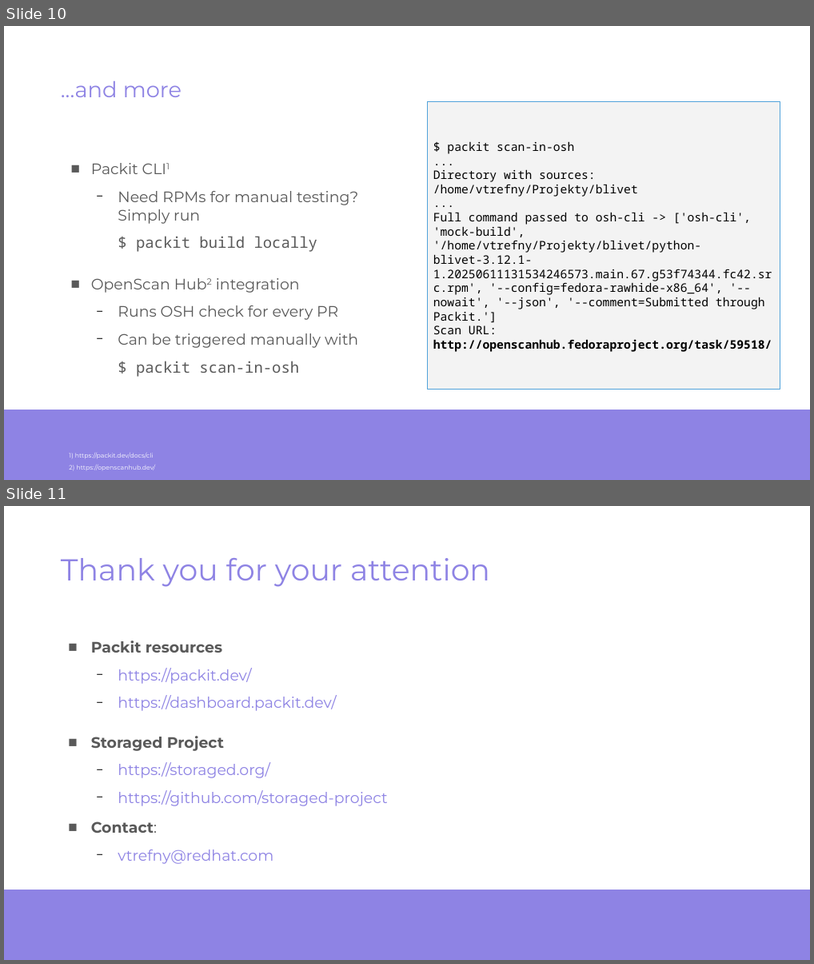
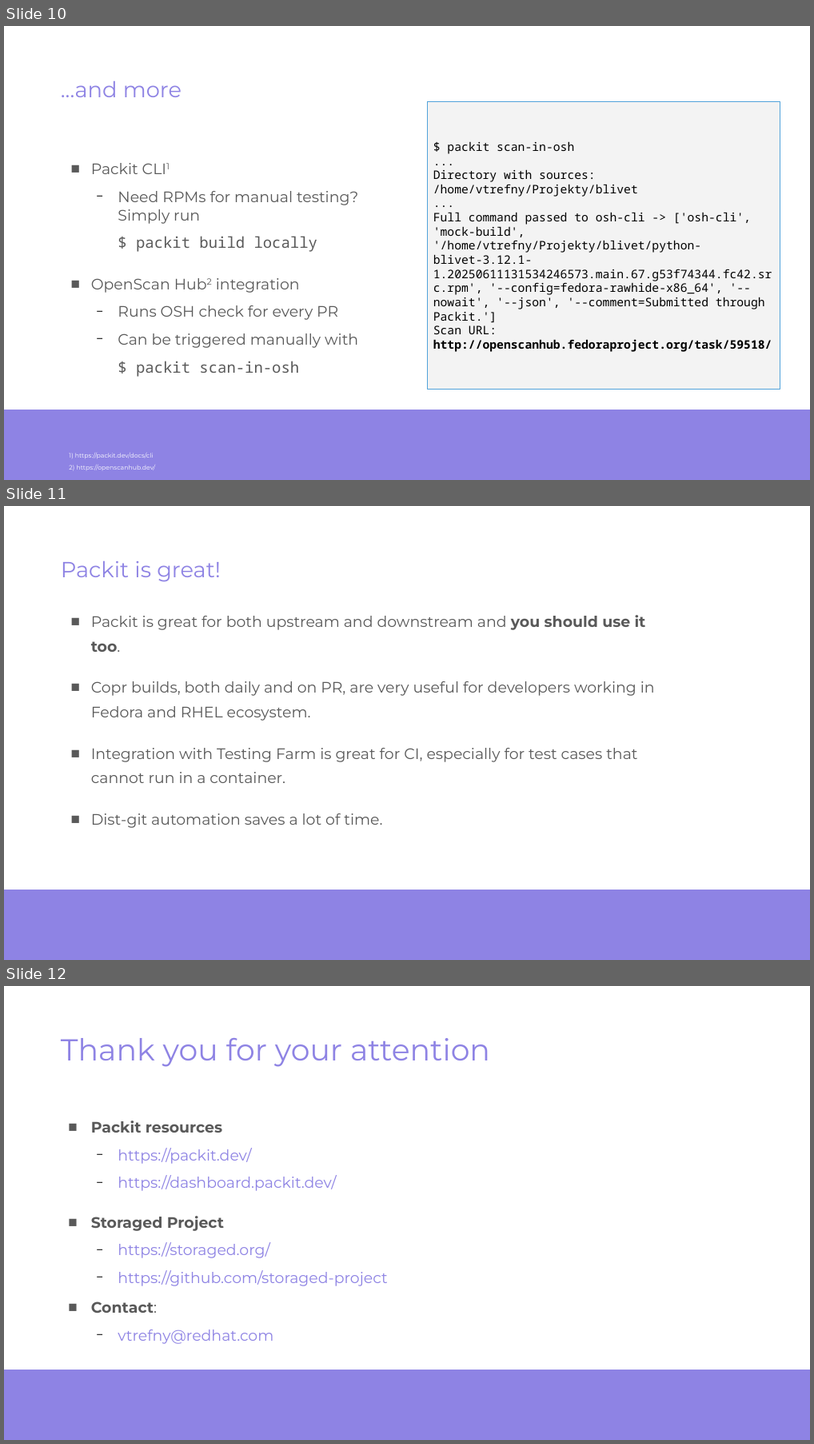
Before and after one commit to vojtechtrefny/slides, a slide deck: Using packit and testing farm/Using packit and testing farm.odp. Shown one above the other, each under a label of ours: slides 10 and 11 before the commit, slides 10, 11 and 12 after it. The pictures are 814x964 and 814x1444 pixels, drawn with LibreOffice and Linux fonts; fonts in the diff are those of the drawing; background and template pictures are left out. Boxes give left, top, right and bottom in pixels: in the first picture for what was removed or moved away, otherwise in the second. Text is boxed around its words. In the diff, an @@ line names an element or a change of style, - is before the commit and + after.

Commit message:
Packit slides update

```diff
--- a/Using packit and testing farm/Using packit and testing farm.odp
+++ b/Using packit and testing farm/Using packit and testing farm.odp
@@ slide 11 added at bbox=[4, 506, 810, 960], background #FFFFFF; not listed: 1 template element that a slide beside it also shows @@
@@ title added at bbox=[61, 561, 221, 582], 26 pt, text #8E83E4 @@
+Packit is great!
@@ text added at bbox=[91, 615, 655, 828], 18 pt, text #595959 @@
+■ Packit is great for both upstream and downstream and you should use it too.
+■ Copr builds, both daily and on PR, are very useful for developers working in Fedora and RHEL ecosystem.
+■ Integration with Testing Farm is great for CI, especially for test cases that cannot run in a container.
+■ Dist-git automation saves a lot of time.
@@ what was slide 11 is now slide 12 @@
```
Also in this commit, not shown: 3 slides changed, 1 other file.
